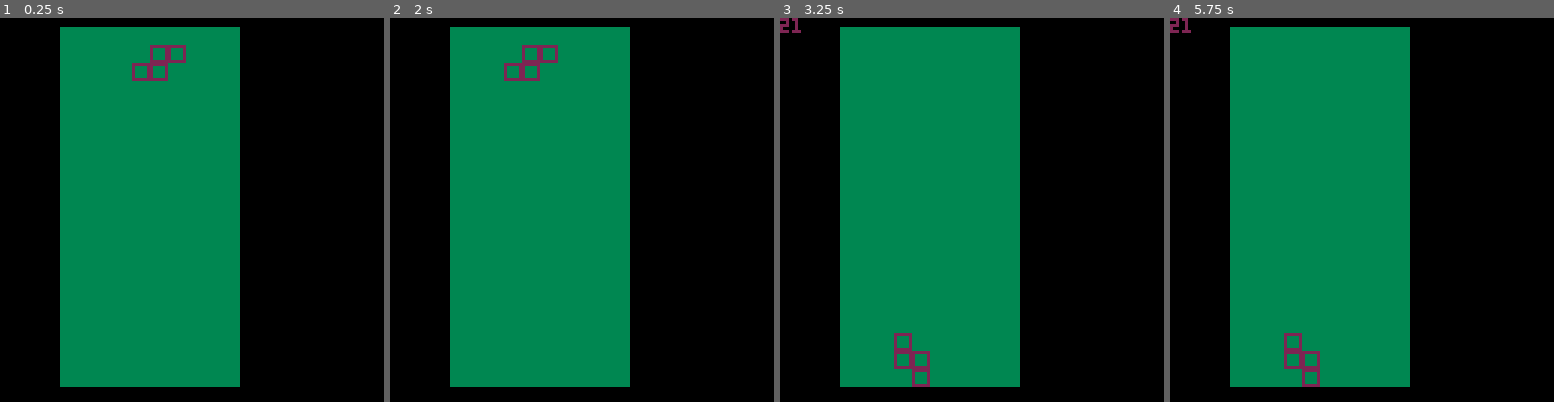
Above: before the commit, frames 1-4 (left to right).
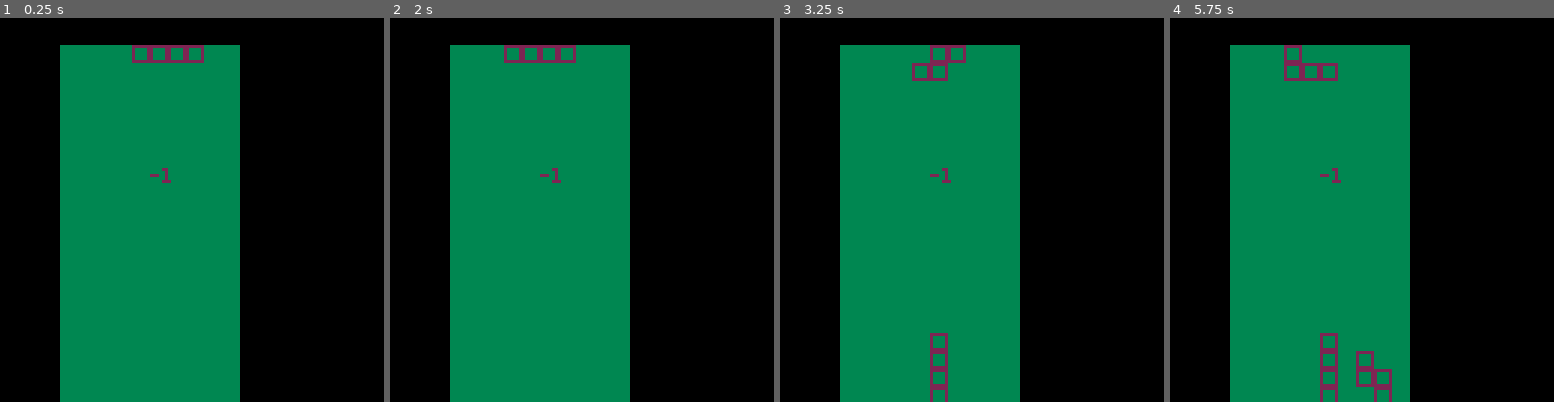
Above: after the commit, the same moments.

Repository: SHKBRD/testris
Game: PICO-8 cartridge tetris.p8
Two runs of this game, one before a commit and one after it. Both use one fixed random seed, a clock stepped at 60 frames per second and the inputs below.
Inputs:
- Up to frame 1 (0.25 s): no input
- Up to frame 2 (2 s): tap O (Z key) at 0.33, 0.7, 1.43 s; tap X (X key) at 1.07 s; hold Left from 1.97 s (still down)
- Up to frame 3 (3.25 s): tap X (X key) every 0.33 s from 2.07 to 3.07 s; tap O (Z key) at 2.22, 3.1 s; release Left at 2.37 s; hold Down 2.42-2.82 s; hold Right from 2.87 s (still down)
- Up to frame 4 (5.75 s): tap X (X key) every 0.33 s from 3.4 to 5.73 s; release Right at 3.53 s; hold Up 3.58-4.08 s; tap O (Z key) at 3.98, 4.87 s; hold Right 4.13-4.53 s; hold Down 4.58-5.08 s; hold Left from 5.13 s (still down)

The runs differ from the first frame. In frame 1, 4.6% of the frame differs, in the area x 15-63%, y 2-100%; in frame 2, 4.6%; in frame 3, 5.6%; in frame 4, 5.9%, in the area x 0-63%, y 0-100%.

Commit message:
get board setting done

Diff:
--- a/tetris.lua
+++ b/tetris.lua
@@ -6,7 +6,8 @@
         {57,150,39,210},
         {60,402,15,147},
         {30,306},
-        {58,178,23,154}
+        {58,178,23,154},
+        {51,90}
     }
     piecesizes={4,4,3,3,3,3,3}
     piecebag={}
@@ -16,12 +17,12 @@
     controllingpiece= true
     piecelocking = false
     lineclearing = false
-    arecounter = 0
+    arecounter = -1
 
     level = 0
 
     boardsizex=10
-    boardsizey=20
+    boardsizey=21
     boardx=20
     boardy=3
     board={}
@@ -57,6 +58,7 @@
 
 function spawn_new_piece()
     currpiece={
+
         pieceid=flr(rnd(7)+1),
         rotation_ind=1,
         color=2,
@@ -104,11 +106,15 @@
 end
 
 function fillboard()
-    for i=0, boardsizey do
+    for i=1, boardsizey do
         local r={}
         add(board,r)
-        for f=0, boardsizex do
-            add(r,0)
+        for f=1, boardsizex do
+            local gridblock={
+                issolid=false,
+                color=0
+            }
+            add(r,gridblock)
         end
     end
 end
@@ -133,9 +139,25 @@
         arecounter -= 1
     end
     if arecounter == 0 then
+        set_piece_to_grid(currpiece)
         spawn_new_piece()
         controllingpiece = true
         arecounter = -1
+    end
+end
+
+function set_piece_to_grid(tetri)
+    for rowi=0,#tetri.piecegrid-1 do
+        for coli=0,#tetri.piecegrid[rowi+1]-1 do
+            if tetri.piecegrid[rowi+1][coli+1] == 1 then
+                local block={
+                    issolid=true,
+                    color=tetri.color
+                }
+                --stop(tetri.y+rowi)
+                board[tetri.y+rowi][tetri.x+coli] = block
+            end
+        end
     end
 end
 
@@ -224,15 +246,15 @@
             boardpx = tetri.x+col-1
             boardpy = tetri.y+row-1
             if (boardpx < 1 or boardpx>boardsizex) and block != 0 then
-                stop(boardpx)
+                --stop(boardpx)
                 return true
             end
             if (boardpy < 1 or boardpy>boardsizey) and block != 0 then
-                stop(boardpy)
+                --stop(boardpy)
                 return true
             end
-            if block != 0 and board[boardpy][boardpx] != 0 then
-                stop(2)
+            if block != 0 and board[boardpy][boardpx].issolid then
+                --stop(2)
                 return true
             end
         end
@@ -281,11 +303,11 @@
 function lock_piece()
     controllingpiece = false
     piecelocking = true
-    aredelay=get_are_delay()
+    arecounter=get_are_delay()
 end
 
 function draw_board_backing()
-    rectfill(boardx, boardy, boardx+boardsizex*6-1, boardy+boardsizey*6-1, 3)
+    rectfill(boardx, boardy+6, boardx+boardsizex*6-1, boardy+boardsizey*6-1, 3)
 end
 
 function draw_board_block(x, y, block_type)
@@ -293,9 +315,14 @@
 end
 
 function draw_board_blocks()
-    for rowi in #b do
-        for coli in #b[rowi] do
-            draw_board_block(coli*6, rowi*6, b[rowi][coli])
+    for rowi=0,#board-1 do
+        for coli=0,(#board[rowi+1]-1) do
+            block = board[rowi+1][coli+1]
+            if block.issolid then
+                draw_board_block(boardx+coli*6, boardy+rowi*6, block.color)
+            -- else
+            --     print(0, boardx+coli*6, boardy+rowi*6, 1)
+            end
         end
     end
 end
@@ -318,5 +345,7 @@
 function tetris_draw()
     cls()
     draw_board_backing()
+    draw_board_blocks()
     draw_tetrimino(boardx+currpiece.x*6, boardy+currpiece.y*6,currpiece)
-end
+    print(arecounter, 50, 50)
+end
